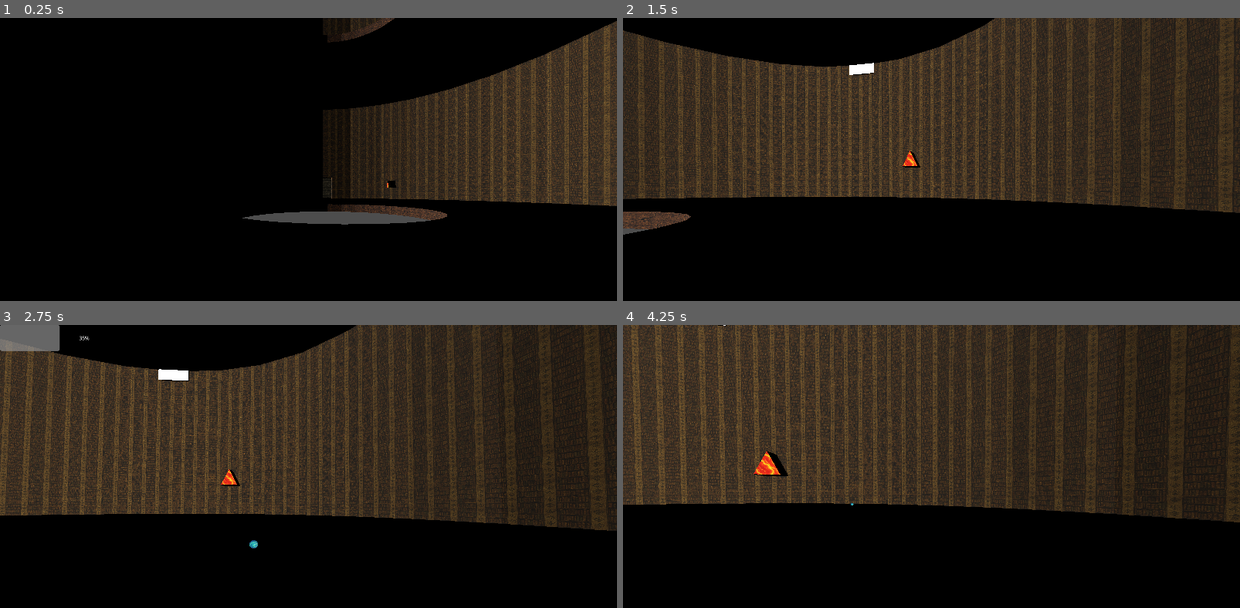
Above: before the commit, frames 1-4 (two rows, left to right).
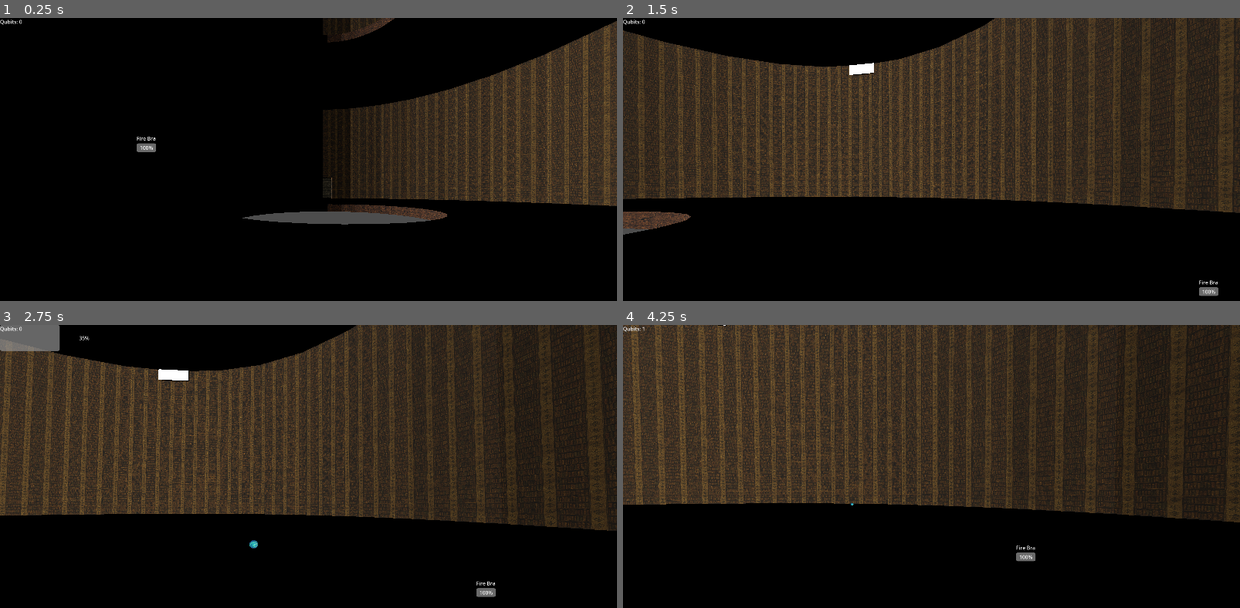
Above: after the commit, the same moments.

Repository: tharpm95/orb_thrower
Game: Godot game, scene res://worlds/level_1.tscn
Same seed, same stepped clock (60 frames per second), same inputs: the game is played once before the commit and once after it.
Inputs (mouse positions are in pixels of both pictures, inside the frame that each line leads up to):
- Up to frame 1 (0.25 s): no input
- Up to frame 2 (1.5 s): move the mouse to (962, 190) at 0.52 s; hold A (A) 0.53-1.28 s; tap D (D) at 0.8, 1.35 s; move the mouse to (900, 193) at 1.27 s
- Up to frame 3 (2.75 s): click (277, 500) at 1.55 s; move the mouse to (320, 491) at 2.02 s; press the mouse at (320, 491) at 2.03 s; tap S (S) at 2.3 s
- Up to frame 4 (4.25 s): move the mouse to (925, 503) at 2.77 s; release the mouse at (925, 503) at 2.78 s; tap S (S) at 2.85 s; tap W (W) at 3.05 s; move the mouse to (974, 503) at 3.52 s; hold W (W) from 3.53 s (still down); tap A (A) at 3.8 s

The runs differ from the first frame. In frame 1, 0.2% of the frame differs, in the area x 0-65%, y 0-60%; in frame 2, 0.3%; in frame 3, 0.3%; in frame 4, 0.5%, in the area x 0-67%, y 0-84%.

Commit message:
Name and health appears above beings

Diff:
--- a/scenes/beings/001.tscn
+++ b/scenes/beings/001.tscn
@@ -1,6 +1,21 @@
 [gd_scene load_steps=8 format=3 uid="uid://cplblf44s6jfc"]
 
 [ext_resource type="Texture2D" uid="uid://bcp8g0ca58anx" path="res://textures/001.png" id="1_bha5c"]
+
+[sub_resource type="Animation" id="Animation_rfhsu"]
+length = 0.001
+tracks/0/type = "value"
+tracks/0/imported = false
+tracks/0/enabled = true
+tracks/0/path = NodePath(".:position")
+tracks/0/interp = 1
+tracks/0/loop_wrap = true
+tracks/0/keys = {
+"times": PackedFloat32Array(0),
+"transitions": PackedFloat32Array(1),
+"update": 0,
+"values": [Vector3(0, 0, 0)]
+}
 
 [sub_resource type="Animation" id="Animation_wadd6"]
 resource_name = "oscillate"
@@ -16,21 +31,6 @@
 "transitions": PackedFloat32Array(1, 1, 1),
 "update": 0,
 "values": [Vector3(0, 0, 0), Vector3(0, 1.1, 0), Vector3(0, 0, 0)]
-}
-
-[sub_resource type="Animation" id="Animation_rfhsu"]
-length = 0.001
-tracks/0/type = "value"
-tracks/0/imported = false
-tracks/0/enabled = true
-tracks/0/path = NodePath(".:position")
-tracks/0/interp = 1
-tracks/0/loop_wrap = true
-tracks/0/keys = {
-"times": PackedFloat32Array(0),
-"transitions": PackedFloat32Array(1),
-"update": 0,
-"values": [Vector3(0, 0, 0)]
 }
 
 [sub_resource type="AnimationLibrary" id="AnimationLibrary_boihh"]
--- a/scenes/beings/002.tscn
+++ b/scenes/beings/002.tscn
@@ -1,6 +1,21 @@
 [gd_scene load_steps=8 format=3 uid="uid://b6i35w4tigk6e"]
 
 [ext_resource type="Texture2D" uid="uid://df3axfkp3l8c4" path="res://textures/003.png" id="1_o5hmc"]
+
+[sub_resource type="Animation" id="Animation_rckxj"]
+length = 0.001
+tracks/0/type = "value"
+tracks/0/imported = false
+tracks/0/enabled = true
+tracks/0/path = NodePath(".:position")
+tracks/0/interp = 1
+tracks/0/loop_wrap = true
+tracks/0/keys = {
+"times": PackedFloat32Array(0),
+"transitions": PackedFloat32Array(1),
+"update": 0,
+"values": [Vector3(0, 0, 0)]
+}
 
 [sub_resource type="Animation" id="Animation_abj4w"]
 resource_name = "oscillate"
@@ -16,21 +31,6 @@
 "transitions": PackedFloat32Array(1, 1, 1),
 "update": 0,
 "values": [Vector3(0, 0, 0), Vector3(0, 1.025, 0), Vector3(0, 0, 0)]
-}
-
-[sub_resource type="Animation" id="Animation_rckxj"]
-length = 0.001
-tracks/0/type = "value"
-tracks/0/imported = false
-tracks/0/enabled = true
-tracks/0/path = NodePath(".:position")
-tracks/0/interp = 1
-tracks/0/loop_wrap = true
-tracks/0/keys = {
-"times": PackedFloat32Array(0),
-"transitions": PackedFloat32Array(1),
-"update": 0,
-"values": [Vector3(0, 0, 0)]
 }
 
 [sub_resource type="AnimationLibrary" id="AnimationLibrary_g0y2e"]
--- /dev/null
+++ b/scenes/ui/HUD_BeingUI.tscn
@@ -0,0 +1,21 @@
+[gd_scene format=3 uid="uid://w86d0vu7uo4e"]
+
+[node name="Control" type="Control"]
+layout_mode = 3
+anchors_preset = 15
+anchor_right = 1.0
+anchor_bottom = 1.0
+grow_horizontal = 2
+grow_vertical = 2
+
+[node name="VBoxContainer" type="VBoxContainer" parent="."]
+offset_right = 61.0
+offset_bottom = 54.0
+
+[node name="Label" type="Label" parent="VBoxContainer"]
+layout_mode = 2
+text = "Fire Bra"
+
+[node name="ProgressBar" type="ProgressBar" parent="VBoxContainer"]
+layout_mode = 2
+value = 100.0
--- a/scripts/library_central_hall.gd
+++ b/scripts/library_central_hall.gd
@@ -1,10 +1,8 @@
-# LibraryCentralHall.gd
 extends Node3D
 
 @export var amplitude = 1.0
 @export var frequency = 1.0
-
-@export var spawn_delay = 0.023  # Time in seconds between each spawn
+@export var spawn_delay = 0.023 # Time in seconds between each spawn
 
 # Preload the cube scenes
 @export var cube_scenes: Array = [
@@ -13,28 +11,58 @@
 ]
 
 # Preload the Oscillator script
-@export var OscillatorScript = preload("res://scripts/oscillate.gd")  # Ensure this is the correct path
+@export var OscillatorScript = preload("res://scripts/oscillate.gd")
+
+# Preload the UI scene for name and health bar
+@export var being_ui_scene: PackedScene = preload("res://scenes/ui/HUD_BeingUI.tscn")
 
 # Define fixed spawn positions
 var spawn_positions: Array = [
 	Vector3(10, -3, 10),
-	Vector3(-10, -3, -10),
-	Vector3(15, -3, -15),
-	Vector3(-15, -3, 15),
-	Vector3(0, -3, 20)
+	#Vector3(-10, -3, -10),
+	#Vector3(15, -3, -15),
+	#Vector3(-15, -3, 15),
+	#Vector3(0, -3, 20)
 ]
+
+@onready var camera = get_node("/root/Node3D/CharacterBody3D/Camera3D")
+@onready var canvas_layer: CanvasLayer = get_node("/root/Node3D/CanvasLayer")
+
+# Store references to UI and Cube instances
+var cube_ui_pairs = []
 
 func _ready() -> void:
 	randomize()
+	print("Spawning cubes")
 	await spawn_cubes_with_delay()
 
 # Asynchronous function to spawn cubes with a delay
 func spawn_cubes_with_delay() -> void:
 	for pos in spawn_positions:
-		var cube_instance = cube_scenes[randi() % cube_scenes.size()].instantiate()
+		# Select a random scene and instantiate it
+		var scene_index = randi() % cube_scenes.size()
+		var cube_instance = cube_scenes[scene_index].instantiate()
 		add_child(cube_instance)
 		cube_instance.set_global_position(pos)
 
+		# Instantiate the UI Scene
+		var ui_instance = being_ui_scene.instantiate()
+
+		# Add the UI instance to the CanvasLayer node
+		canvas_layer.add_child(ui_instance)
+
+		# Update the label based on the origin scene
+		var label_node = ui_instance.get_node("VBoxContainer/Label")
+		if label_node:
+			if scene_index == 0:
+				label_node.text = "Fire Bra"
+			elif scene_index == 1:
+				label_node.text = "Water Ket"
+
+		# Store the cube and corresponding UI pair
+		cube_ui_pairs.append({'cube': cube_instance, 'ui': ui_instance})
+
+		# Add and set up the oscillator for the cube
 		var oscillator_instance = OscillatorScript.new()
 		oscillator_instance.amplitude = amplitude
 		oscillator_instance.frequency = frequency
@@ -43,3 +71,14 @@
 
 		# Wait for the specified delay
 		await get_tree().create_timer(spawn_delay).timeout
+
+# Update UI position every frame
+func _process(delta: float) -> void:
+	for pair in cube_ui_pairs:
+		var cube = pair['cube']
+		var ui_instance = pair['ui']
+		if camera and cube and ui_instance:
+			var screen_position = camera.unproject_position(cube.global_position + Vector3(0, 2.5, 0))
+
+			if ui_instance is Control:
+				ui_instance.position = screen_position
--- a/scripts/movement.gd
+++ b/scripts/movement.gd
@@ -10,50 +10,63 @@
 
 @onready var camera = $Camera3D
 @onready var charge_bar = $HUD/ChargeProgressBar
+@onready var qubits_label = $HUD/QubitsLabel
 
 var start_position: Vector3
 var log_timer: float = 0.0 # Timer for logging
 var log_interval: float = 1.0 # Interval to log character position
 var charge_time: float = 0.0 # Time the left mouse button is held
+var qubits_count: int = 0 # Initialize the qubits counter
 
 # Load sphere mesh scene
 @export var sphere_scene: PackedScene = preload("res://scenes/items/orb.tscn")
 
 func _ready():
 	start_position = global_transform.origin
-	charge_bar.visible = true  # Start with the charge bar hidden
+	charge_bar.visible = true # Initially show the charge bar
 	charge_bar.value = 100.0
 
 	# Create a StyleBoxFlat for customizing the background
 	var style_bg = StyleBoxFlat.new()
-	style_bg.bg_color = Color(0, 0, 0, 0.5)  # Semi-transparent black background
+	style_bg.bg_color = Color(0, 0, 0, 0.5) # Semi-transparent black background
 
 	# Apply the style box for the background
 	charge_bar.add_theme_stylebox_override("background", style_bg)
 
 	# Create and apply a StyleBoxFlat for the foreground (fill)
 	var style_fg = StyleBoxFlat.new()
-	style_fg.bg_color = Color(0.5, 0, 0.5, 1)  # Purple for the foreground/fill
+	style_fg.bg_color = Color(0.5, 0, 0.5, 1) # Purple for the foreground/fill
 
 	charge_bar.add_theme_stylebox_override("fg", style_fg)
 
+	# Initialize qubits count display
+	update_qubits_count()
+
+func update_qubits_count():
+	# Updates the visible qubits count on the HUD
+	qubits_label.text = "Qubits: %d" % qubits_count
+
 func _physics_process(delta: float) -> void:
-	# Update the timer
+	# Update the log timer
 	log_timer += delta
 	if log_timer >= log_interval:
 		print("Character position: ", global_transform.origin)
-		print("Camera direction: ", camera.basis.z.normalized()) # Log camera direction
+		print("Camera direction: ", camera.basis.z.normalized()) # Log the camera direction
 		log_timer = 0.0 # Reset the timer
 
+	# Check if the character has fallen below the threshold
 	if global_transform.origin.y < FALL_THRESHOLD:
 		_resurrect()
 
+	# Apply gravity if not on the floor
 	if not is_on_floor():
 		velocity.y += get_gravity().y * delta
 
+	# Jump if space is pressed and on floor
 	if Input.is_action_just_pressed("Space") and is_on_floor():
 		velocity.y = JUMP_VELOCITY
 
+	# Calculate input direction
 	var input_dir = Vector3.ZERO
 
 	if Input.is_action_pressed("W"):
@@ -72,12 +85,15 @@
 	var direction = (camera_basis.x * input_dir.x) + (camera_basis.z * input_dir.z)
 	direction = direction.normalized()
 
+	# Set velocity
 	velocity.x = direction.x * SPEED
 	velocity.z = direction.z * SPEED
 
+	# Move the character
 	move_and_slide()
 
 func _process(delta: float):
+	# Update charge bar based on left mouse button press
 	if Input.is_action_pressed("LM"):
 		charge_time += delta
 		charge_bar.visible = true
@@ -88,35 +104,46 @@
 		charge_bar.value = 0.0
 
 func _input(event):
+	# Launch sphere upon releasing the left mouse button
 	if event.is_action_released("LM"):
 		launch_sphere()
 
 func launch_sphere():
+	# Instantiate and launch a sphere
 	if sphere_scene:
 		var sphere_instance = sphere_scene.instantiate()
 		get_tree().root.add_child(sphere_instance)
 
+		# Positioning the sphere
 		var start_position = camera.global_transform.origin - camera.basis.z * 2
 		sphere_instance.global_transform.origin = start_position
 
+		# Apply impulse to the sphere
 		var sphere_rigidbody = sphere_instance.get_node("RigidBody3D") if sphere_instance else null
 		if sphere_rigidbody:
 			var camera_forward = -camera.basis.z.normalized()
 			var launch_force = BASE_LAUNCH_FORCE + (charge_time / MAX_CHARGE_TIME) * (MAX_LAUNCH_FORCE - BASE_LAUNCH_FORCE)
 			sphere_rigidbody.apply_impulse(camera_forward * launch_force)
 
-			# Start a timer to remove the sphere after its lifetime
+			# Set timer to remove the sphere after its lifetime
 			var sphere_timer = Timer.new()
 			sphere_timer.one_shot = true
 			sphere_timer.wait_time = SPHERE_LIFETIME
 			sphere_instance.add_child(sphere_timer)
 			sphere_timer.start()
 
-			# Connect the timeout to remove the sphere
+			# Connect timeout signal to remove the sphere
 			sphere_timer.timeout.connect(func() -> void:
 				sphere_instance.queue_free()
+				increase_qubits_count()
 			)
 
+func increase_qubits_count():
+	# Increase qubits count and update display
+	qubits_count += 1
+	update_qubits_count()
+
 func _resurrect():
+	# Reset position and velocity after fall
 	global_transform.origin = start_position
 	velocity = Vector3.ZERO
--- a/worlds/level_1.tscn
+++ b/worlds/level_1.tscn
@@ -11,6 +11,8 @@
 
 [node name="DirectionalLight3D" type="DirectionalLight3D" parent="."]
 transform = Transform3D(1, 0, 0, 0, 1, 0, 0, 0, 1, -0.923918, 72.5941, 0.144855)
+
+[node name="CanvasLayer" type="CanvasLayer" parent="."]
 
 [node name="CharacterBody3D" type="CharacterBody3D" parent="."]
 transform = Transform3D(1, 0, 0, 0, 1, 0, 0, 0, 1, 21.6646, -3.26286, 0)
@@ -27,6 +29,11 @@
 offset_right = 525.0
 offset_bottom = 81.0
 
+[node name="QubitsLabel" type="Label" parent="CharacterBody3D/HUD"]
+layout_mode = 0
+offset_right = 40.0
+offset_bottom = 23.0
+
 [node name="CollisionShape3D" type="CollisionShape3D" parent="CharacterBody3D"]
 shape = SubResource("CapsuleShape3D_cba7o")
 
